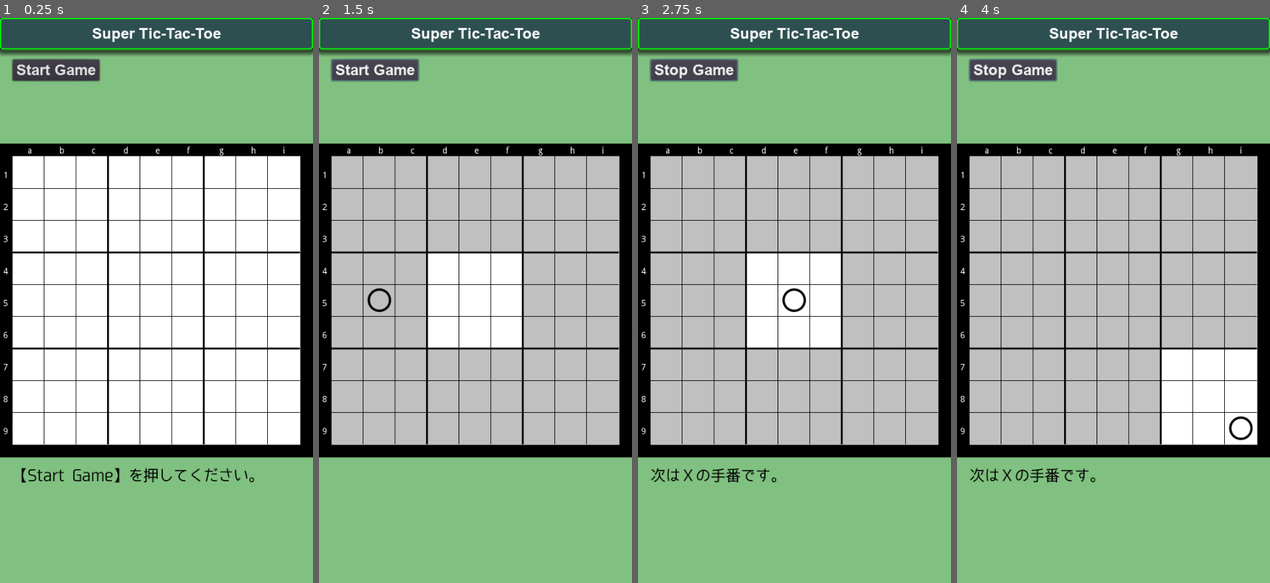
Above: before the commit, frames 1-4 (left to right).
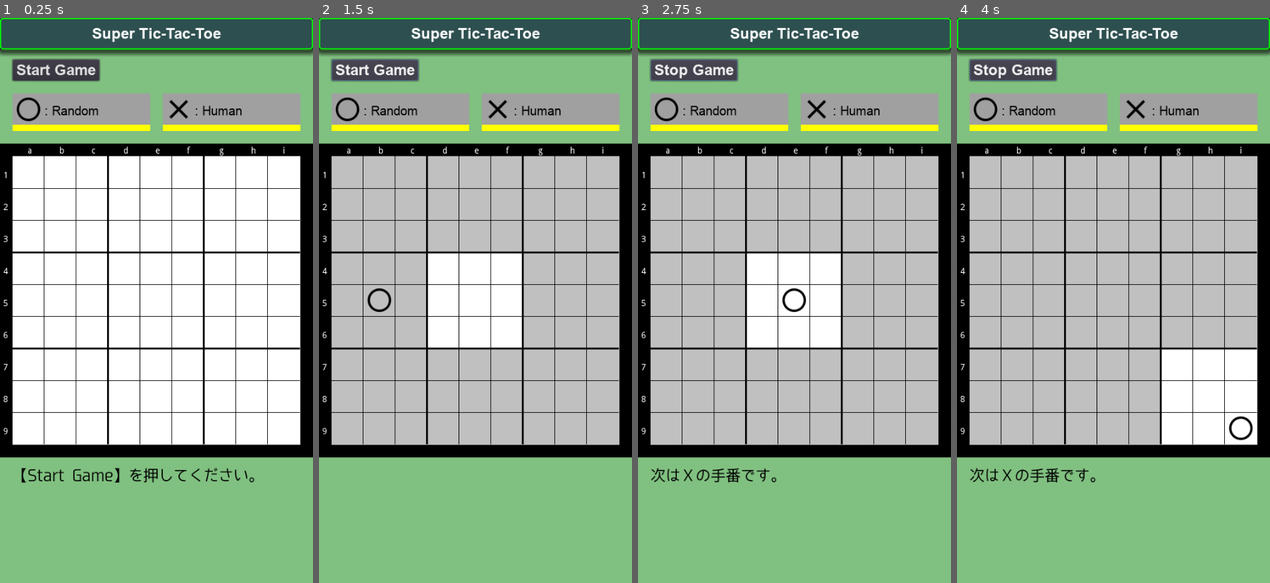
Above: after the commit, the same moments.

Repository: vivisuke/SuperTicTacToe
Game: Godot game, scene res://MainScene.tscn
The game is run twice, just before and just after one commit, with the same random seed, the same clock (stepped at 60 frames per second) and the same inputs.
Inputs:
- Up to frame 1 (0.25 s): no input
- Up to frame 2 (1.5 s): click "Start Game" at 0.5 s; click "Stop Game" at 1.25 s
- Up to frame 3 (2.75 s): click "Start Game" at 2 s
- Up to frame 4 (4 s): click "Stop Game" at 2.75 s; click "Start Game" at 3.5 s

The runs differ from the first frame. In frame 1, 5.8% of the frame differs, in the area x 3-97%, y 13-20%; in frame 2, 5.8%; in frame 3, 5.8%; in frame 4, 5.8%.

Commit message:
0035 ◎ C 12/31 01/01 0.001│ToDo│ＯＸプレイヤーパネル設置

Diff:
--- a/SuperTicTacToe/MainScene.tscn
+++ b/SuperTicTacToe/MainScene.tscn
@@ -11,6 +11,7 @@
 [ext_resource path="res://scripts/Grid.gd" type="Script" id=9]
 [ext_resource path="res://fonts/FlopDesignFONT.otf" type="DynamicFontData" id=10]
 [ext_resource path="res://scripts/MainScene.gd" type="Script" id=11]
+[ext_resource path="res://fonts/arial.ttf" type="DynamicFontData" id=12]
 
 [sub_resource type="DynamicFont" id=1]
 size = 24
@@ -100,6 +101,10 @@
 size = 24
 font_data = ExtResource( 2 )
 
+[sub_resource type="DynamicFont" id=7]
+size = 20
+font_data = ExtResource( 12 )
+
 [node name="MainScene" type="Node2D"]
 script = ExtResource( 11 )
 
@@ -173,4 +178,62 @@
 custom_fonts/font = SubResource( 6 )
 text = "Start Game"
 
+[node name="MaruPlayer" type="ColorRect" parent="."]
+margin_left = 20.0
+margin_top = 120.0
+margin_right = 240.0
+margin_bottom = 170.0
+color = Color( 0.627451, 0.627451, 0.627451, 1 )
+
+[node name="TextureRect" type="TextureRect" parent="MaruPlayer"]
+margin_right = 40.0
+margin_bottom = 40.0
+texture = ExtResource( 5 )
+
+[node name="Label" type="Label" parent="MaruPlayer"]
+anchor_right = 0.5
+anchor_bottom = 0.28
+margin_left = 51.0
+margin_top = 16.0
+margin_right = 106.0
+margin_bottom = 26.0
+custom_colors/font_color = Color( 0, 0, 0, 1 )
+custom_fonts/font = SubResource( 7 )
+text = ": Random"
+
+[node name="Underline" type="ColorRect" parent="MaruPlayer"]
+margin_top = 50.0
+margin_right = 220.0
+margin_bottom = 60.0
+color = Color( 1, 1, 0, 1 )
+
+[node name="BatsuPlayer" type="ColorRect" parent="."]
+margin_left = 260.0
+margin_top = 120.0
+margin_right = 480.0
+margin_bottom = 170.0
+color = Color( 0.627451, 0.627451, 0.627451, 1 )
+
+[node name="TextureRect" type="TextureRect" parent="BatsuPlayer"]
+margin_right = 40.0
+margin_bottom = 40.0
+texture = ExtResource( 4 )
+
+[node name="Label" type="Label" parent="BatsuPlayer"]
+anchor_right = 0.5
+anchor_bottom = 0.28
+margin_left = 51.0
+margin_top = 16.0
+margin_right = 106.0
+margin_bottom = 26.0
+custom_colors/font_color = Color( 0, 0, 0, 1 )
+custom_fonts/font = SubResource( 7 )
+text = ": Human"
+
+[node name="Underline" type="ColorRect" parent="BatsuPlayer"]
+margin_top = 50.0
+margin_right = 220.0
+margin_bottom = 60.0
+color = Color( 1, 1, 0, 1 )
+
 [connection signal="pressed" from="StartStopButton" to="." method="_on_StartStopButton_pressed"]
--- a/SuperTicTacToe/scripts/MainScene.gd
+++ b/SuperTicTacToe/scripts/MainScene.gd
@@ -15,6 +15,7 @@
 var BOARD_ORG
 var n_put = 0					# 着手数
 var n_put_board = []			# 各ローカルボードの着手数
+var three_lined_up = []			# 各ローカルボード：三目並んだか？
 var put_pos = [-1, -1]			# 直前着手位置
 var AI_thinking = false
 var waiting = 0;				# ウェイト中カウンタ
@@ -22,8 +23,8 @@
 var next_color = MARU
 var maru_player = AI
 var batsu_player = HUMAN
-var next_logical_board = [-1, -1]	# 着手可能ロジカルボード
-var next_board = -1				# [0, p): 着手可能ロジカルボード、-1 for すべてのボードに着手可能
+#var next_logical_board = [-1, -1]	# 着手可能ロジカルボード
+var next_board = -1				# [0, 9): 着手可能ロジカルボード、-1 for すべてのボードに着手可能
 var pressedPos = Vector2(0, 0)
 var rng = RandomNumberGenerator.new()
 
@@ -41,6 +42,7 @@
 func init_board():
 	n_put = 0
 	n_put_board = [0, 0, 0, 0, 0, 0, 0, 0, 0]
+	three_lined_up = [false, false, false, false, false, false, false, false, false]
 	next_color = MARU
 	for y in range(N_VERT):
 		for x in range(N_HORZ):
@@ -73,7 +75,8 @@
 			var c = -1
 			if gx == x3 && gy == y3:
 				c = NEXT_LOCAL_BOARD
-				next_logical_board = [gx, gy]
+				#next_logical_board = [gx, gy]
+				next_board = gx + gy * 3
 			$Board/TileMapBG.set_cell(gx, gy, c)
 func get_color(x : int, y : int):			# ローカルボード内のセル状態取得
 	return $Board/TileMapLocal.get_cell(x, y)
@@ -109,8 +112,8 @@
 	if n_put == 0:		# 初手
 		return [rng.randi_range(0, N_HORZ-1), rng.randi_range(0, N_VERT-1)]
 	else:
-		var x0 = next_logical_board[0] * 3
-		var y0 = next_logical_board[1] * 3
+		var x0 = (next_board % 3) * 3
+		var y0 = (next_board / 3) * 3
 		#return [x0 + rng.randi_range(0, 2), y0 + rng.randi_range(0, 2)]
 		var lst = []
 		for v in range(3):
@@ -123,11 +126,17 @@
 	var gy = int(y) / 3
 	if $Board/TileMapGlobal.get_cell(gx, gy) == -1 && is_three_stones(x, y):
 		# ローカルボード内で三目並んだ場合
+		three_lined_up[gx + gy*3] = true
 		$Board/TileMapGlobal.set_cell(gx, gy, next_color)
 		if is_game_over(gx, gy):
 			game_started = false
 			$MessLabel.text = "Human won."		# undone: AI が勝った場合対応
 			return true;		# ゲームオーバー
+	if n_put_board[next_board] == 9 || three_lined_up[next_board]:	# 空欄が無い or すでに三目並んでいる
+		next_board = -1
+		for gy2 in range(N_VERT/3):
+			for gx2 in range(N_HORZ/3):
+				$Board/TileMapBG.set_cell(gx2, gy2, NEXT_LOCAL_BOARD)
 	next_color = (MARU + BATSU) - next_color
 	update_next_label()
 	return false
Not shown: 1 places in SuperTicTacToe/MainScene.tscn that only renumber resources
Not shown, changed: SuperTicTacToe.spr
